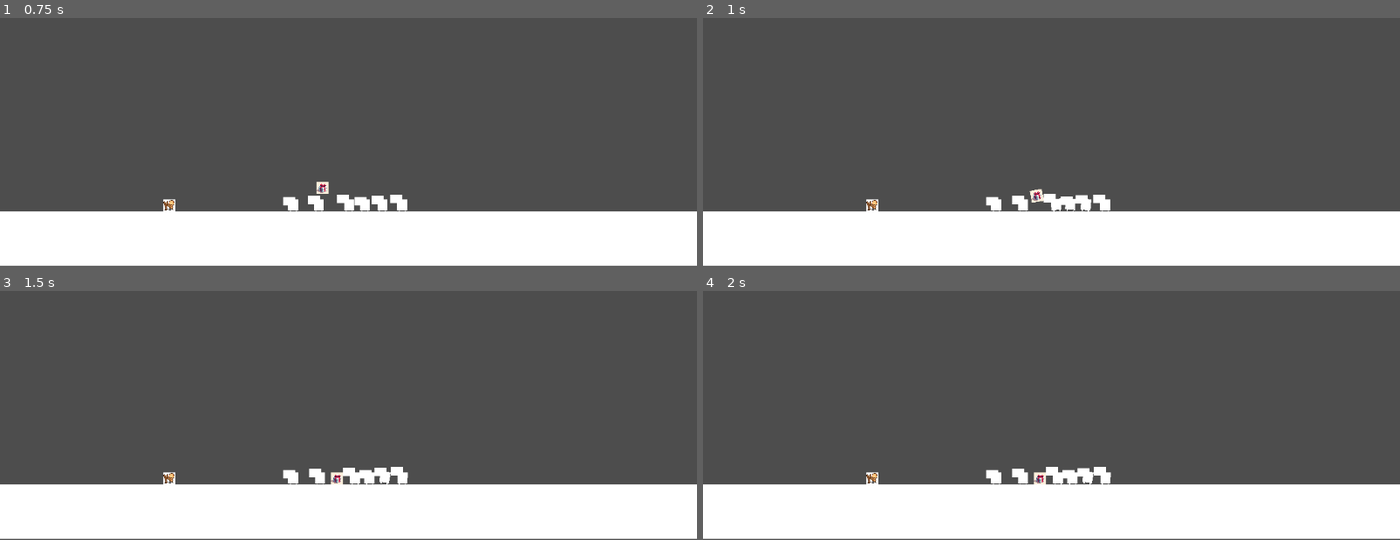
Above: before the commit, frames 1-4 (two rows, left to right).
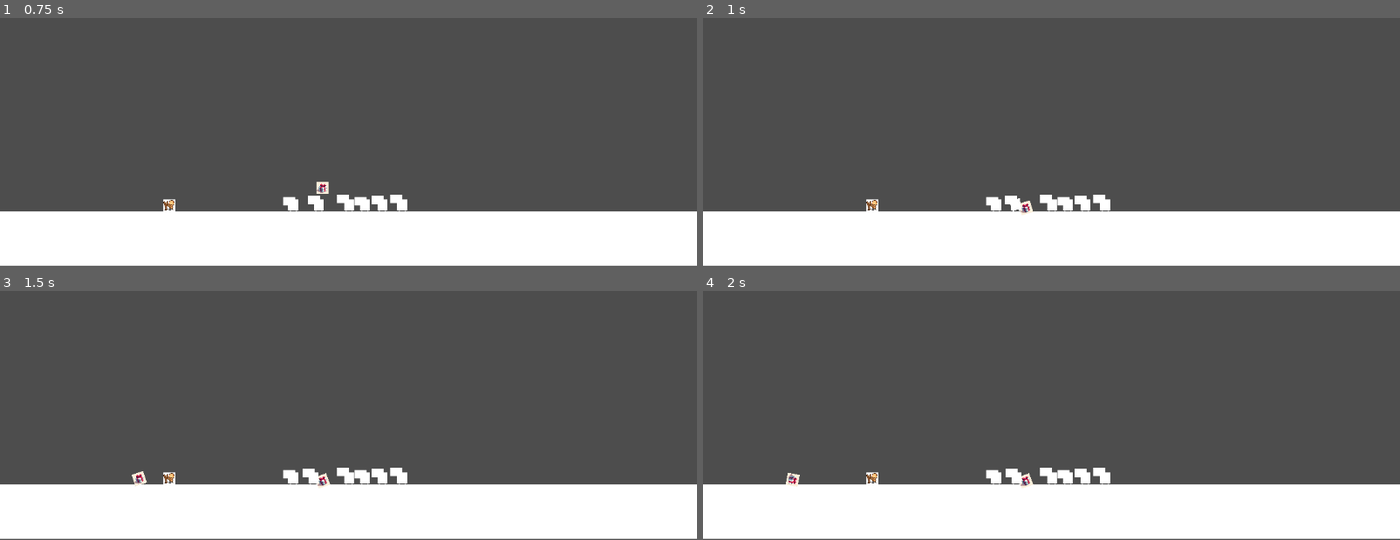
Above: after the commit, the same moments.

Repository: tiagobonetti/scaling-up
Game: Godot game, scene res://Scenes/Levels/Stage.tscn
Two runs of this game, one before a commit and one after it. Both use one fixed random seed, a clock stepped at 60 frames per second and the inputs below.
Inputs (mouse positions are in pixels of both pictures, inside the frame that each line leads up to):
- Up to frame 1 (0.75 s): move the mouse to (167, 204) at 0.52 s; press the mouse at (167, 204) at 0.53 s
- Up to frame 2 (1 s): no input
- Up to frame 3 (1.5 s): move the mouse to (209, 363) at 1.27 s; release the mouse at (209, 363) at 1.28 s; click (209, 363) at 1.35 s
- Up to frame 4 (2 s): no input

Frame 1 is identical in both runs. In frame 2, 0.4% of the frame differs, in the area x 43-56%, y 68-80%; in frame 3, 0.6%, in the area x 18-59%, y 70-80%; in frame 4, 0.6%.

Commit message:
hurrah

Diff:
--- a/Scenes/Entities/Catapult.tscn
+++ b/Scenes/Entities/Catapult.tscn
@@ -5,17 +5,15 @@
 
 [sub_resource type="RectangleShape2D" id="RectangleShape2D_k56c4"]
 
-[node name="Catapult" type="Node2D"]
-
-[node name="Area2D" type="Area2D" parent="."]
+[node name="Area2D" type="Area2D"]
 script = ExtResource("1_cfnwn")
 
-[node name="Sprite2D" type="Sprite2D" parent="Area2D"]
+[node name="Sprite2D" type="Sprite2D" parent="."]
 position = Vector2(0, -7.62939e-06)
 scale = Vector2(0.046729, 0.0530504)
 texture = ExtResource("1_e6rrj")
 
-[node name="CollisionShape2D" type="CollisionShape2D" parent="Area2D"]
+[node name="CollisionShape2D" type="CollisionShape2D" parent="."]
 shape = SubResource("RectangleShape2D_k56c4")
 
-[connection signal="input_event" from="Area2D" to="Area2D" method="_begin_drag"]
+[connection signal="input_event" from="." to="." method="_begin_drag"]
--- a/Scenes/Entities/Product.tscn
+++ b/Scenes/Entities/Product.tscn
@@ -2,16 +2,15 @@
 
 [ext_resource type="Texture2D" uid="uid://nqw3u5a27plt" path="res://Textures/gift_box.png" id="1_8n5gd"]
 
-[sub_resource type="RectangleShape2D" id="RectangleShape2D_is3g1"]
+[sub_resource type="ConvexPolygonShape2D" id="ConvexPolygonShape2D_8hh4x"]
+points = PackedVector2Array(-6, -2.41, -6, 4.445, 1, 7, 7.5, 4.005, 7.515, -2.62, 0.795, -6.34)
 
-[node name="Product" type="Node2D"]
-
-[node name="RigidBody2D" type="RigidBody2D" parent="."]
+[node name="Product" type="RigidBody2D"]
 mass = 160.58
 
-[node name="Sprite2D" type="Sprite2D" parent="RigidBody2D"]
+[node name="Sprite2D" type="Sprite2D" parent="."]
 scale = Vector2(0.0195312, 0.0195312)
 texture = ExtResource("1_8n5gd")
 
-[node name="CollisionShape2D" type="CollisionShape2D" parent="RigidBody2D"]
-shape = SubResource("RectangleShape2D_is3g1")
+[node name="CollisionShape2D" type="CollisionShape2D" parent="."]
+shape = SubResource("ConvexPolygonShape2D_8hh4x")
--- a/Scripts/catapult.gd
+++ b/Scripts/catapult.gd
@@ -1,5 +1,6 @@
 extends Area2D
 
+var product = preload("res://Scenes/Entities/Product.tscn")
 var reticle_color = Color(1.0, 0.0, 0.0)
 var start_position = Vector2()
 var current_position = Vector2()
@@ -14,10 +15,9 @@
 
 # Called when the node enters the scene tree for the first time.
 func _ready():
-	pass # Replace with function body.
+	pass
 
 
-# Called every frame. 'delta' is the elapsed time since the previous frame.
 func _process(_delta):
 	if redraw:
 		queue_redraw()
@@ -25,15 +25,19 @@
 
 func _draw():
 	if is_dragging:
-		draw_line(start_position, current_position, reticle_color)
+		draw_line(
+			_to_screen_coordinates(start_position),
+			_to_screen_coordinates(current_position),
+			reticle_color
+			)
 		redraw = false
 
 
 func _begin_drag(viewport, event, _shape_idx):
 	if event.is_action_pressed("ui_press"):
 		viewport.set_input_as_handled()
-		start_position = _to_screen_coordinates(event.position)
-		current_position = _to_screen_coordinates(event.position)
+		start_position = event.position
+		current_position = event.position
 		is_dragging = true
 		redraw = debug_drawing
 
@@ -46,6 +50,13 @@
 		is_dragging = false
 		redraw = debug_drawing
 
+		var launched_product = product.instantiate()
+		add_child(launched_product)
+		launched_product.position = _to_screen_coordinates(start_position)
+		print(launched_product)
+		launched_product.apply_impulse(- 5 * (current_position - start_position))
+
+
 	if is_dragging and event is InputEventMouseMotion:
-		current_position = _to_screen_coordinates(event.position)
+		current_position = event.position
 		redraw = debug_drawing
